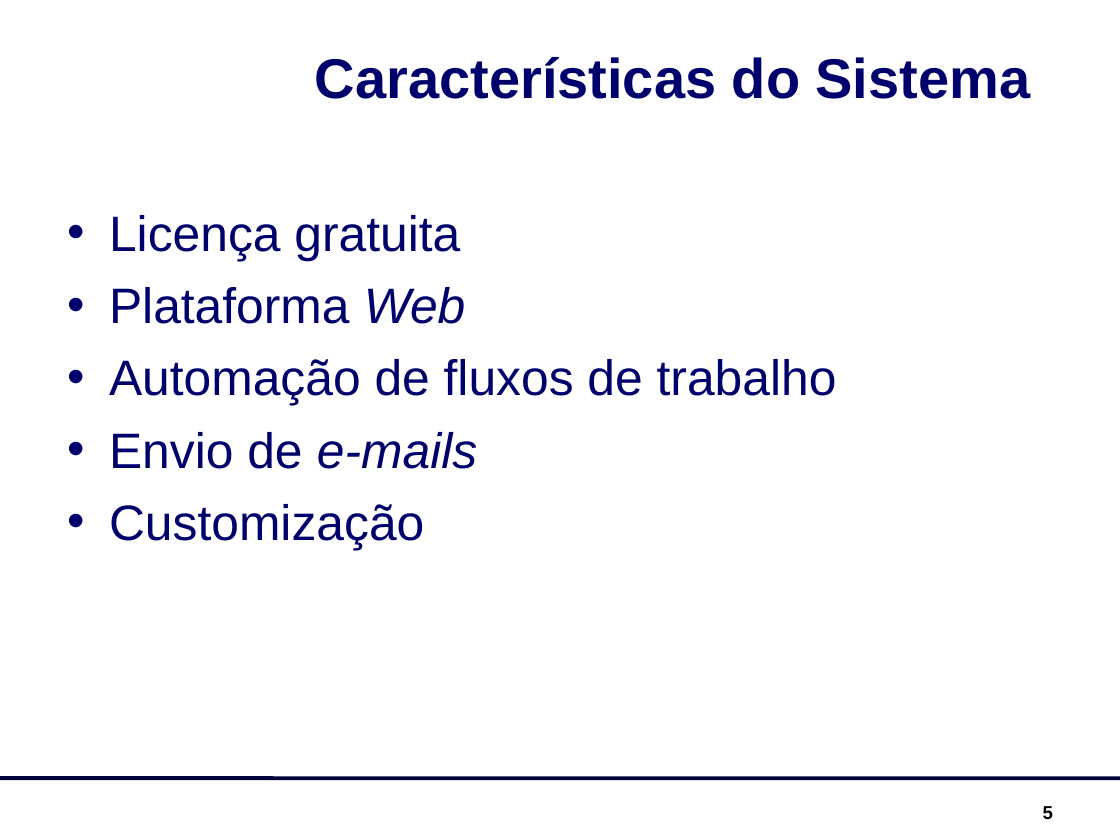
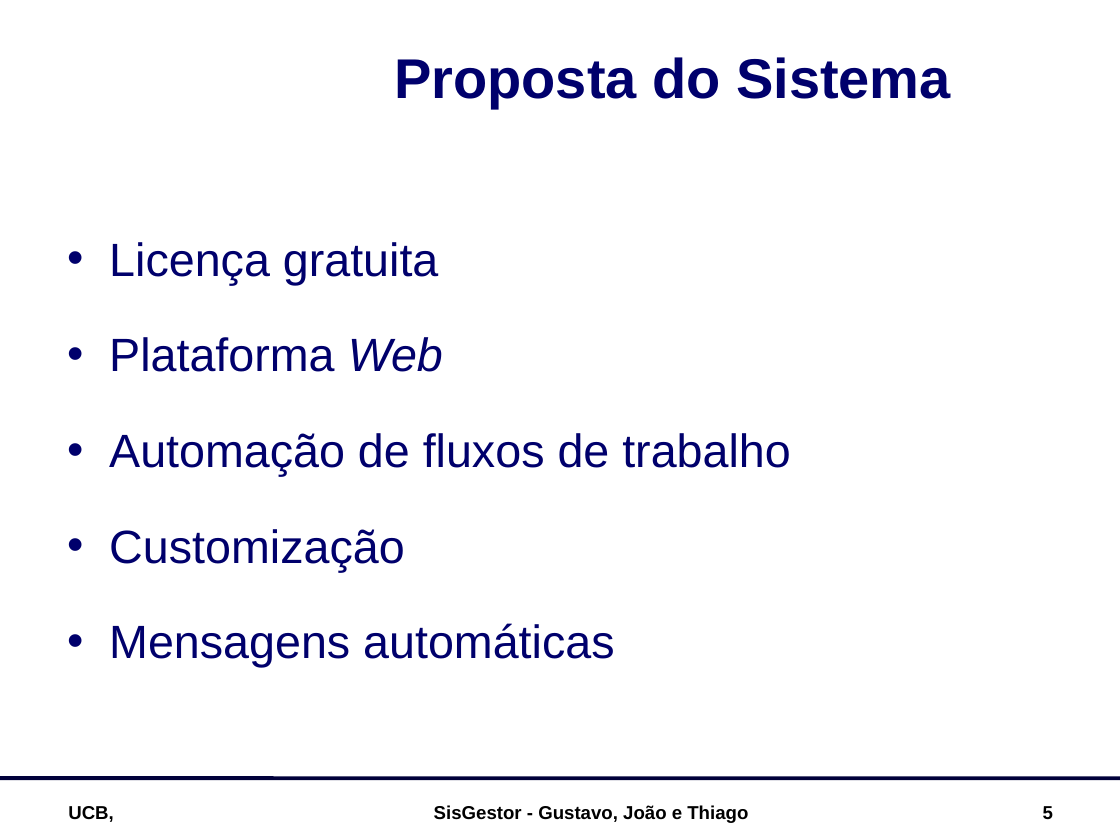
Before and after one commit to joaolce/sisgestor, a slide deck: slide 5 of documentacao/SisGestor_Apresentação.ppt. Drawn at 1120x840 pixels with LibreOffice and Linux fonts; fonts in the diff are those of the drawing; background and template pictures are left out. Boxes give left, top, right and bottom in pixels: in the first picture for what was removed or moved away, otherwise in the second. Text is boxed around its words. In the diff, an @@ line names an element or a change of style, - is before the commit and + after.

```diff
--- a/documentacao/SisGestor_Apresentação.ppt
+++ b/documentacao/SisGestor_Apresentação.ppt
@@ title at (x1=394, y1=57, x2=951, y2=108): text changed @@
-Características do Sistema
+Proposta do Sistema
@@ text at (x1=109, y1=242, x2=791, y2=572): size 32 to 30 pt in "Licença gratuita", "Plataforma Web", "Automação de fluxos de trabalho", "Customização"; line spacing 1 to 1.5 @@
@@ text at (x1=109, y1=432, x2=477, y2=469): paragraph removed @@
-• Envio de e-mails
@@ text at (x1=109, y1=623, x2=614, y2=668): paragraph added @@
+• Mensagens automáticas
@@ text added at (x1=68, y1=806, x2=114, y2=822), 12 pt, text #000000, bold @@
+UCB,
@@ text added at (x1=434, y1=805, x2=748, y2=823), 12 pt, text #000000, bold @@
+SisGestor - Gustavo, João e Thiago
```
Also in this commit, not shown: 6 other slides changed, 3 slides added, 3 slides removed, 1 other file.
